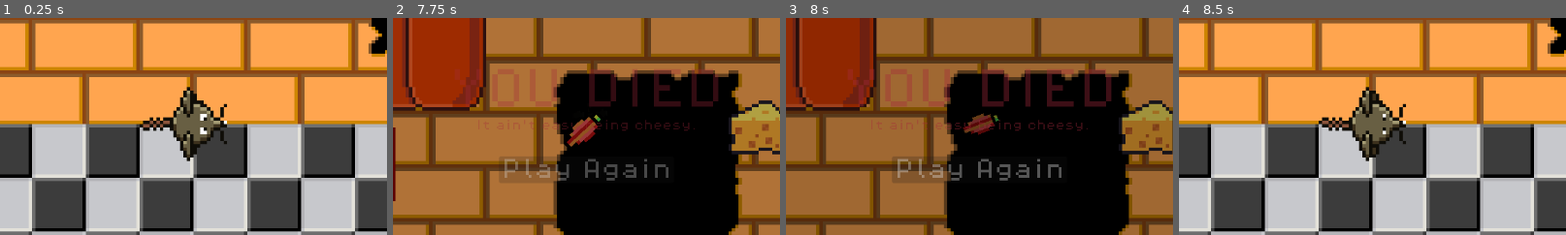
Above: before the commit, frames 1-4 (left to right).
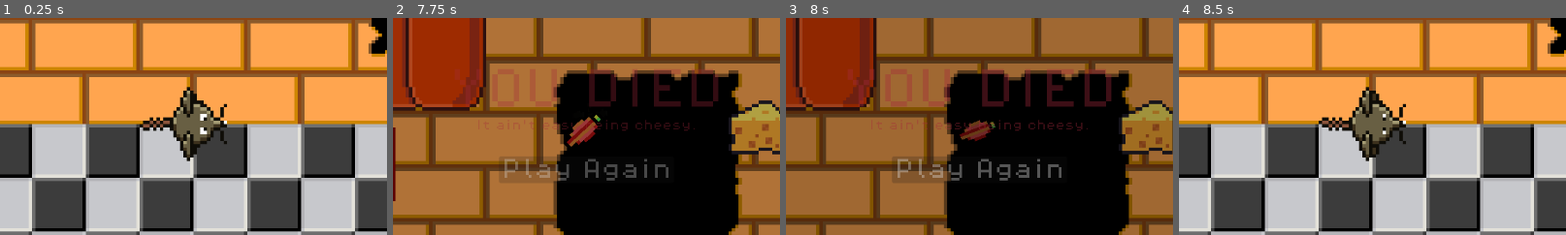
Above: after the commit, the same moments.

Repository: rasmussvala/TDDD23-Cheddar-Chase
Game: Godot game, scene res://scenes/game.tscn
Same seed, same stepped clock (60 frames per second), same inputs: the game is played once before the commit and once after it. This scene is started directly instead of the project's main scene.
Inputs:
- Up to frame 1 (0.25 s): no input
- Up to frame 2 (7.75 s): tap Enter at 0.5 s; hold Up (ui_up) 0.53-2.03 s; hold Left (ui_left) 2.03-3.53 s; hold Down (ui_down) 3.53-4.28 s; hold Right (ui_right) 4.28-5.03 s; hold Up (ui_up) 5.03-5.78 s; hold Right (ui_right) from 5.78 s (still down)
- Up to frame 3 (8 s): keep holding Right (ui_right)
- Up to frame 4 (8.5 s): release Right (ui_right) at 8 s; click "Play Again" at 8 s
The pictures show only the part of the screen within x 25-75%, y 26-76%; the shares and areas given below are measured in that part.

Frames 1-2 are identical in both runs. In frame 3, 0.6% of the frame differs, in the area x 44-56%, y 43-57%; in frame 4, nothing differs.

Commit message:
Fixed small bug
Fixed a bug where enemies and player could move while falling

Diff:
--- a/scripts/characters/enemies/bug_blue.gd
+++ b/scripts/characters/enemies/bug_blue.gd
@@ -78,6 +78,10 @@
 	if not player or not is_instance_valid(player):
 		return
 
+	if is_falling:
+		velocity = Vector2.ZERO
+		return
+
 	var direction = (player.global_position - global_position).normalized()
 	velocity = direction * chase_speed
 
@@ -131,6 +135,10 @@
 	queue_free()
 
 func fall_in_pit():
+	if is_falling:
+		return
+	is_falling = true
+
 	hit_box.call_deferred("disable_hitbox")
 
 	# Create a new Tween instance
--- a/scripts/characters/enemies/bug_green.gd
+++ b/scripts/characters/enemies/bug_green.gd
@@ -78,6 +78,10 @@
 	if not player or not is_instance_valid(player):
 		return
 
+	if is_falling:
+		velocity = Vector2.ZERO
+		return
+
 	var direction = (player.global_position - global_position).normalized()
 	velocity = direction * chase_speed
 
@@ -131,6 +135,10 @@
 	queue_free()
 
 func fall_in_pit():
+	if is_falling:
+		return
+	is_falling = true
+
 	hit_box.call_deferred("disable_hitbox")
 
 	# Create a new Tween instance
--- a/scripts/characters/enemies/bug_red.gd
+++ b/scripts/characters/enemies/bug_red.gd
@@ -77,6 +77,10 @@
 	if not player or not is_instance_valid(player):
 		return
 
+	if is_falling:
+		velocity = Vector2.ZERO
+		return
+
 	var direction = (player.global_position - global_position).normalized()
 	velocity = direction * chase_speed
 
@@ -130,6 +134,10 @@
 	queue_free()
 
 func fall_in_pit():
+	if is_falling:
+		return
+	is_falling = true
+
 	hit_box.call_deferred("disable_hitbox")
 
 	# Create a new Tween instance
--- a/scripts/characters/mouse/player.gd
+++ b/scripts/characters/mouse/player.gd
@@ -67,6 +67,11 @@
 
 	# Attacking logic
 	elif is_attacking:
+
+		if is_falling:
+			velocity = Vector2.ZERO  # Prevent movement while falling
+			return  # Exit the function if falling
+
 		if !animated_sprite_2d.is_playing():
 			is_attacking = false
 
Not shown: 1 places in scenes/characters/mouse/player.tscn that only renumber resources
Not shown: 1 places in scenes/death_screen.tscn that only renumber resources
Not shown: 1 places in scenes/game.tscn that only renumber resources
Not shown: 1 places in scenes/tools/hud.tscn that only renumber resources
